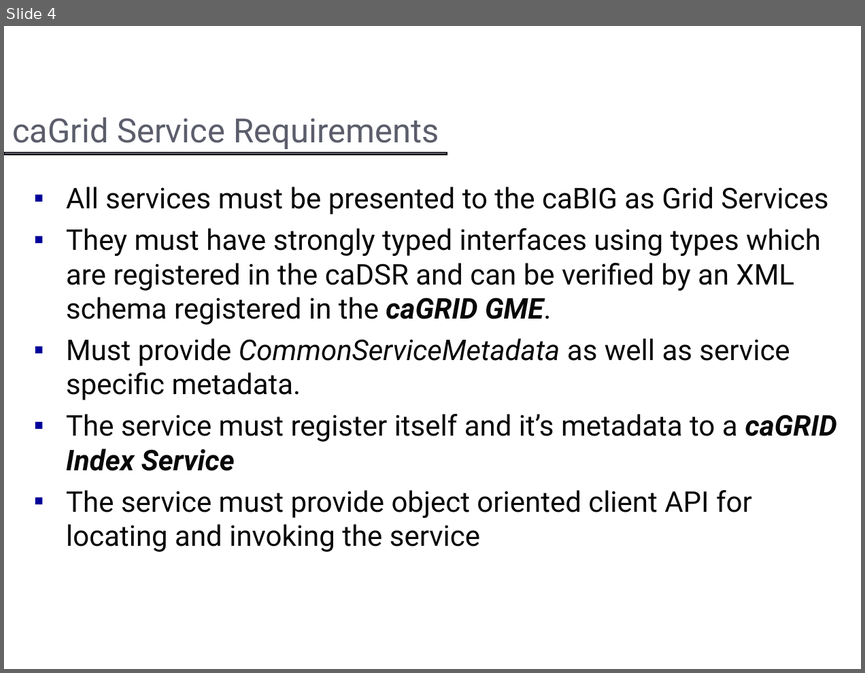
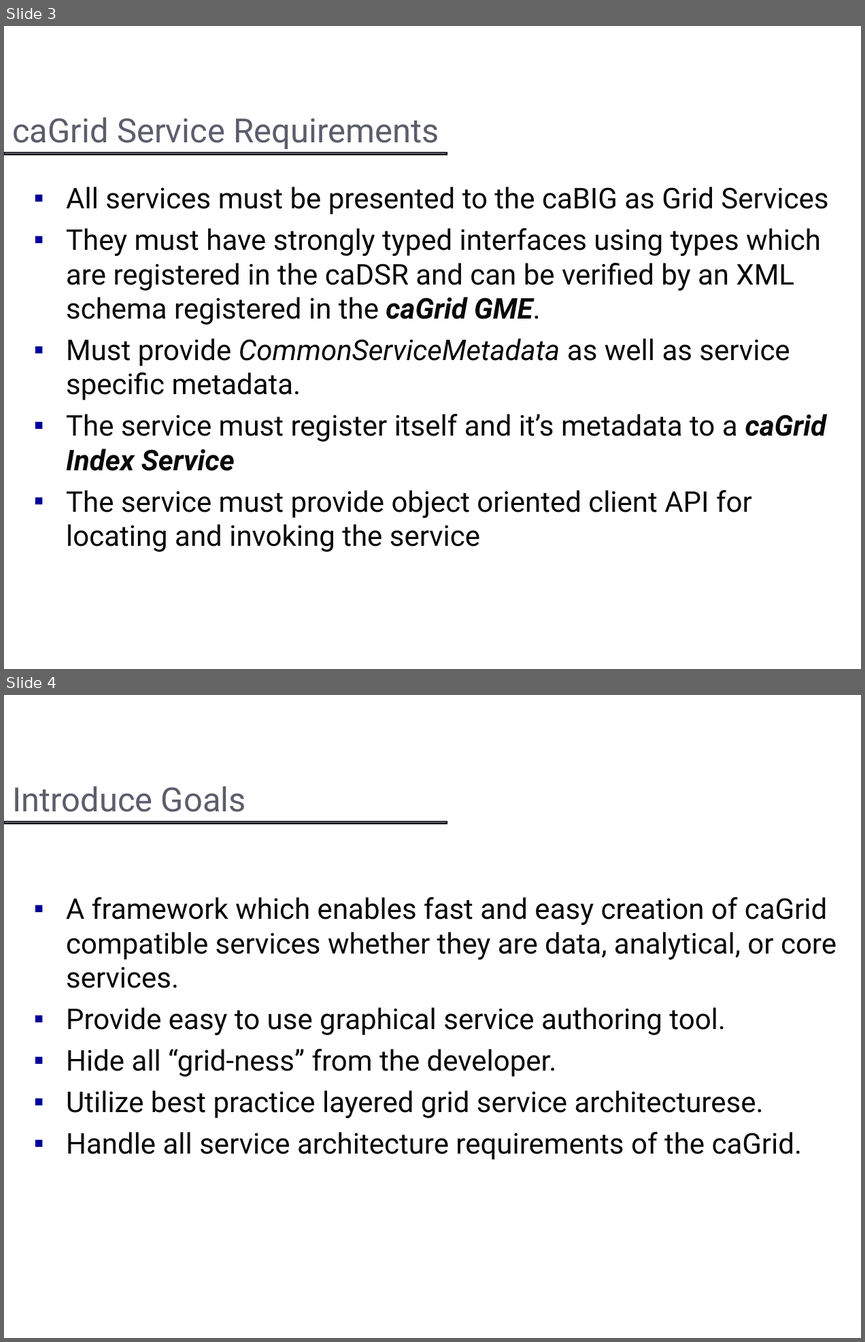
Before and after one commit to NCIP/cagrid-portal, a slide deck: cagrid-1-0/Documentation/presentations/introduce/Introduce_DIALOGUE2.ppt. Shown one above the other, each under a label of ours: slide 4 before the commit, slides 3 and 4 after it. The pictures are 865x673 and 865x1342 pixels, drawn with LibreOffice and Linux fonts; fonts in the diff are those of the drawing; background and template pictures are left out. Boxes give left, top, right and bottom in pixels: in the first picture for what was removed or moved away, otherwise in the second. Text is boxed around its words. In the diff, an @@ line names an element or a change of style, - is before the commit and + after.

```diff
--- a/cagrid-1-0/Documentation/presentations/introduce/Introduce_DIALOGUE2.ppt
+++ b/cagrid-1-0/Documentation/presentations/introduce/Introduce_DIALOGUE2.ppt
@@ slide 4 added at (4,695,861,1338), background #FFFFFF; not listed: 1 template element that a slide beside it also shows @@
@@ title added at (12,786,246,812), 28 pt, text #5B5D6B @@
+Introduce Goals
@@ text added at (66,897,836,1159), 24 pt, text #070709 @@
+▪ A framework which enables fast and easy creation of caGrid compatible services whether they are data, analytical, or core services.
+▪ Provide easy to use graphical service authoring tool.
+▪ Hide all “grid-ness” from the developer.
+▪ Utilize best practice layered grid service architecturese.
+▪ Handle all service architecture requirements of the caGrid.
@@ what was slide 4 is now slide 3 @@
@@ slide 3 changed as well @@
@@ text at (66,228,821,325): text changed @@
-▪ They must have strongly typed interfaces using types which are registered in the caDSR and can be verified by an XML schema registered in the caGRID GME.
+▪ They must have strongly typed interfaces using types which are registered in the caDSR and can be verified by an XML schema registered in the caGrid GME.
@@ text at (66,414,826,471): text changed @@
-▪ The service must register itself and it’s metadata to a caGRID Index Service
+▪ The service must register itself and it’s metadata to a caGrid Index Service
```
Also in this commit, not shown: 12 other slides changed, 24 slides removed, 1 other file.
